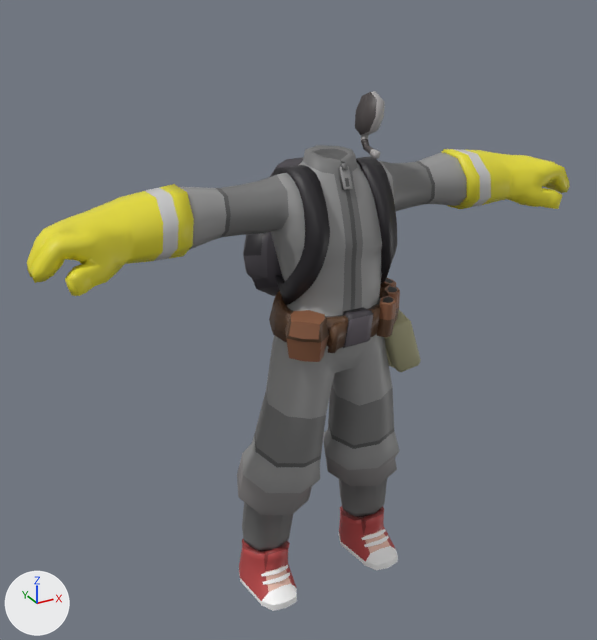
One commit to the FBX model Assets/Art/Models/Items/Clothing/ClothingTemporary.fbx: the scene before it, then after it.
The view is the same before and after, from a camera (50 mm lens) standing at (-1.068, -1.803, 1.757) and looking at (-0.071, 0.009, 0.851). The lights are fixed; the arrows at lower left show +X, +Y and +Z. Where no turn or scale is listed for an object, it has been applied to the vertices.

Objects in the first picture: 'Gloves - Insulated Left', 'Gloves - Insulated Right', 'Jumpsuit - Grey', 'Misc - Backpack', 'Misc - Headset', 'Misc - PDA', 'Misc - Tool Belt', 'Shoes - Sneakers Left', 'Shoes - Sneakers Right'.
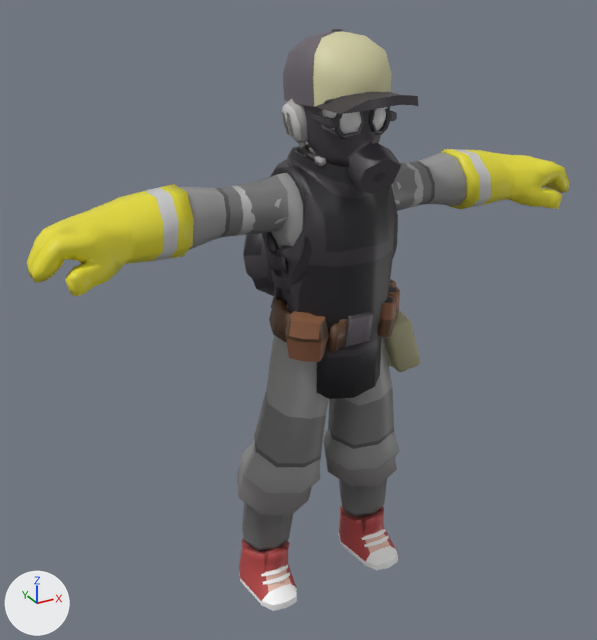
Where the change shows, as pixel boxes (x1, y1, x2, y2) in the pictures (597 x 640 px):
'Jumpsuit - Body Armor', added (black)
    after: (262, 144, 398, 399)
'Headwear - Trucker Cap', added
    after: (283, 29, 418, 114)
'Facewear - GasMask', added (black)
    after: (303, 99, 401, 194)
    faces in mat_palette05_002 (picture img_palette05_png_001): (303, 99, 401, 194)
    faces in mat_palette05_glass_001 (white #e7e7e7): (322, 107, 388, 134)
'Earwear - Headset Right', added
    after: (281, 99, 326, 166)
'Underwear Top - Tee', added
    after: (233, 162, 424, 307)
'Eyewear - Sunglasses', added (black)
    after: (311, 108, 397, 139)
'Misc - Backpack', unchanged, covered by the edit
    before: (243, 156, 397, 305)
    after: (243, 159, 397, 305)

Edits to the bpy script that builds the scene:
```text
Add img_palette05_png_001:
    img_palette05_png_001 = load_image('Palette05.png.001', '../../../Textures/Palette05.png', 256, 256, 'sRGB')
Add mat_palette05_001:
    mat_palette05_001 = principled_material('Palette05.001')
    mat_palette05_001.texture = img_palette05_png_001
Add mat_palette05_002:
    mat_palette05_002 = principled_material('Palette05.002')
    mat_palette05_002.texture = img_palette05_png_001
Add mat_palette05_glass_001:
    mat_palette05_glass_001 = principled_material('Palette05 Glass.001')
    mat_palette05_glass_001.base_color = (0.8, 0.8, 0.8)  # white #e7e7e7
    mat_palette05_glass_001.roughness = 0.4
Add mat_palette05_003:
    mat_palette05_003 = principled_material('Palette05.003')
    mat_palette05_003.texture = img_palette05_png_001
Add me_body_cube_004:
    me_body_cube_004.from_pydata(...)  # 432 vertices, 430 faces; spans x -0.177..0.177, y -0.185..0.111, z 0.678..1.312
    me_body_cube_004.materials.append(mat_palette05)  # picture img_palette05_png
Add me_body_011:
    me_body_011.from_pydata(...)  # 206 vertices, 190 faces; spans x -0.269..0.269, y -0.156..0.072, z 0.831..1.265
    me_body_011.materials.append(mat_palette05_001)  # picture img_palette05_png_001
Add me_body_025:
    me_body_025.from_pydata(...)  # 275 vertices, 253 faces; spans x -0.114..0.114, y -0.252..0.108, z -0.084..0.259
    # faces by material slot: [227, 26]
    me_body_025.materials.append(mat_palette05_002)  # picture img_palette05_png_001
    me_body_025.materials.append(mat_palette05_glass_001)  # white #e7e7e7
Add me_cube_030:
    me_cube_030.from_pydata(...)  # 114 vertices, 136 faces; spans x -0.105..0.105, y -0.151..-0.013, z 0.04..0.106
    me_cube_030.materials.append(mat_palette05_003)  # picture img_palette05_png_001
Add me_sphere_008:
    me_sphere_008.from_pydata(...)  # 155 vertices, 173 faces; spans x -0.12..0.12, y -0.289..0.118, z 0.105..0.272
    me_sphere_008.materials.append(mat_palette05_003)  # picture img_palette05_png_001
Add me_headset_001:
    me_headset_001.from_pydata(...)  # 74 vertices, 66 faces; spans x -0.035..0.035, y -0.0661..0.0661, z -0.0749..0.0749
    me_headset_001.materials.append(mat_palette05)  # picture img_palette05_png
Add ob_jumpsuit___body_armor:
    ob_jumpsuit___body_armor = bpy.data.objects.new('Jumpsuit - Body Armor', me_body_cube_004)
    ob_jumpsuit___body_armor.location = (0.0, 0.0, 0.0)
Add ob_underwear_top___tee:
    ob_underwear_top___tee = bpy.data.objects.new('Underwear Top - Tee', me_body_011)
    ob_underwear_top___tee.location = (0.0, 0.0, 0.0)
Add ob_facewear___gasmask:
    ob_facewear___gasmask = bpy.data.objects.new('Facewear - GasMask', me_body_025)
    ob_facewear___gasmask.location = (0.0, -0.024, 1.33)
Add ob_eyewear___sunglasses:
    ob_eyewear___sunglasses = bpy.data.objects.new('Eyewear - Sunglasses', me_cube_030)
    ob_eyewear___sunglasses.location = (0.0, -0.024, 1.33)
Add ob_headwear___trucker_cap:
    ob_headwear___trucker_cap = bpy.data.objects.new('Headwear - Trucker Cap', me_sphere_008)
    ob_headwear___trucker_cap.location = (0.0, -0.024, 1.33)
Add ob_earwear___headset_right:
    ob_earwear___headset_right = bpy.data.objects.new('Earwear - Headset Right', me_headset_001)
    ob_earwear___headset_right.location = (-0.102, -0.061, 1.376)
```
